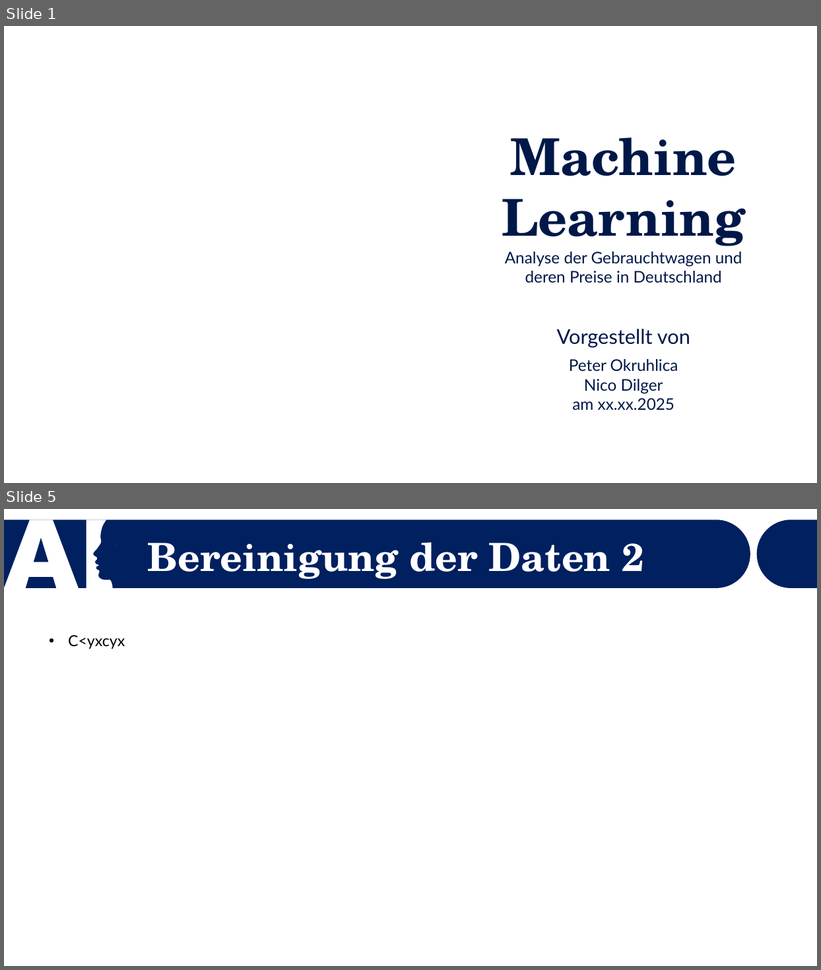
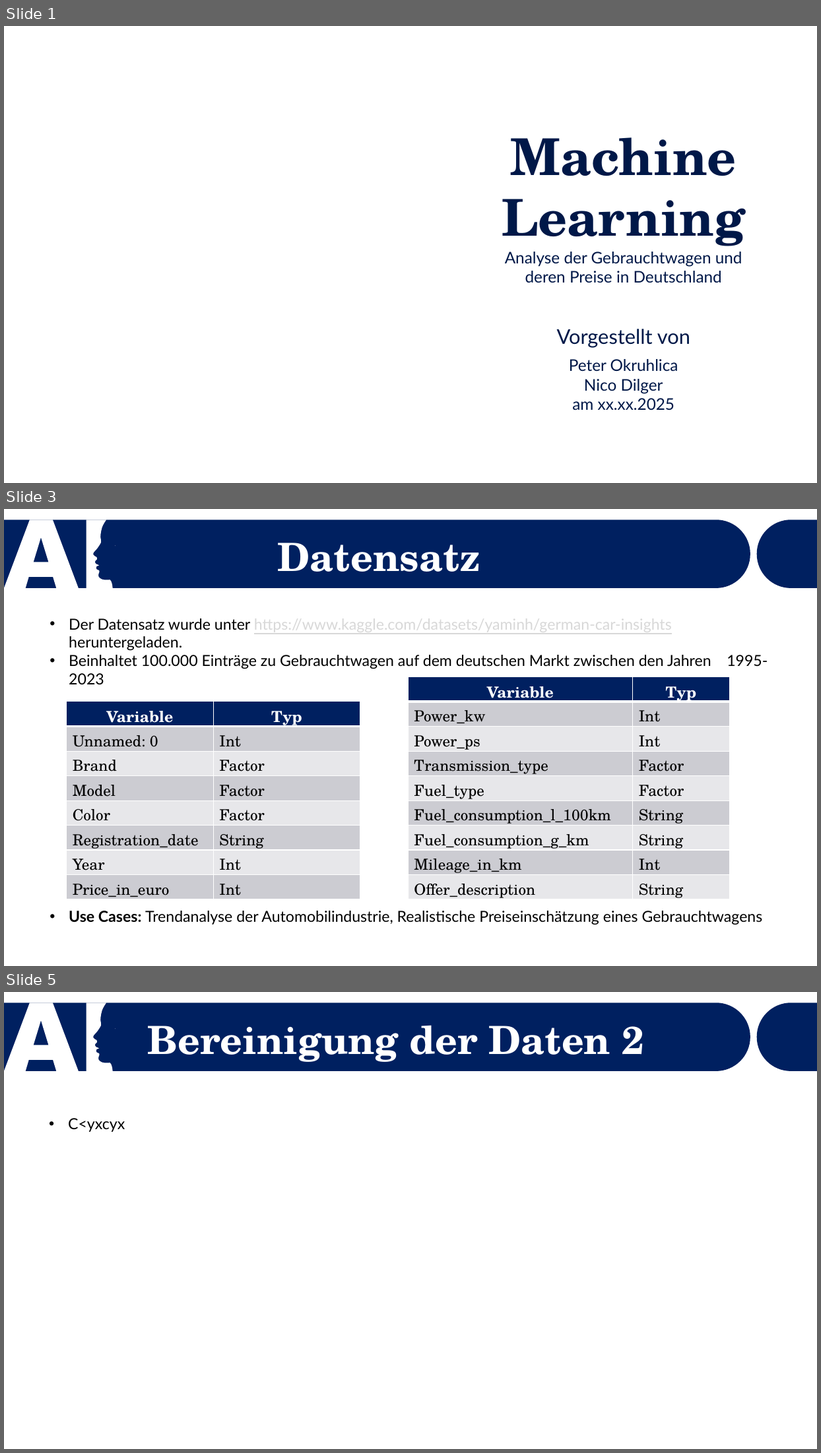
Before and after one commit to Dewin154/Projekt_Machine_Learning, a slide deck: Präsentation_Vorlage.pptx. Shown one above the other, each under a label of ours: slides 1 and 5 before the commit, slides 1, 3 and 5 after it; the slides between them are not shown. The pictures are 821x970 and 821x1453 pixels, drawn with LibreOffice and Linux fonts; fonts in the diff are those of the drawing; background and template pictures are left out. Boxes give left, top, right and bottom in pixels: in the first picture for what was removed or moved away, otherwise in the second. Text is boxed around its words. In the diff, an @@ line names an element or a change of style, - is before the commit and + after.

```diff
--- a/Präsentation_Vorlage.pptx
+++ b/Präsentation_Vorlage.pptx
@@ slide 3 added at <box>4,509,817,966</box>, background #FFFFFF; not listed: 3 template elements that a slide beside it also shows @@
@@ text added at <box>278,543,481,572</box>, 46 pt, text #FFFFFF, bold @@
+Datensatz
@@ text added at <box>69,615,768,925</box>, 18 pt, text #000000 @@
+• Der Datensatz wurde unter https://www.kaggle.com/datasets/yaminh/german-car-insights heruntergeladen.
+• Beinhaltet 100.000 Einträge zu Gebrauchtwagen auf dem deutschen Markt zwischen den Jahren 1995-2023
+• Use Cases: Trendanalyse der Automobilindustrie, Realistische Preiseinschätzung eines Gebrauchtwagens
@@ table added at <box>409,677,730,901</box>, 9 rows, 2 columns @@
+Variable | Typ
+Power_kw | Int
+Power_ps | Int
+Transmission_type | Factor
+Fuel_type | Factor
+Fuel_consumption_l_100km | String
+Fuel_consumption_g_km | String
+Mileage_in_km | Int
+Offer_description | String
@@ table added at <box>66,702,360,902</box>, 8 rows, 2 columns @@
+Variable | Typ
+Unnamed: 0 | Int
+Brand | Factor
+Model | Factor
+Color | Factor
+Registration_date | String
+Year | Int
+Price_in_euro | Int
```
Also in this commit, not shown: 2 slides changed, 1 slide removed.
